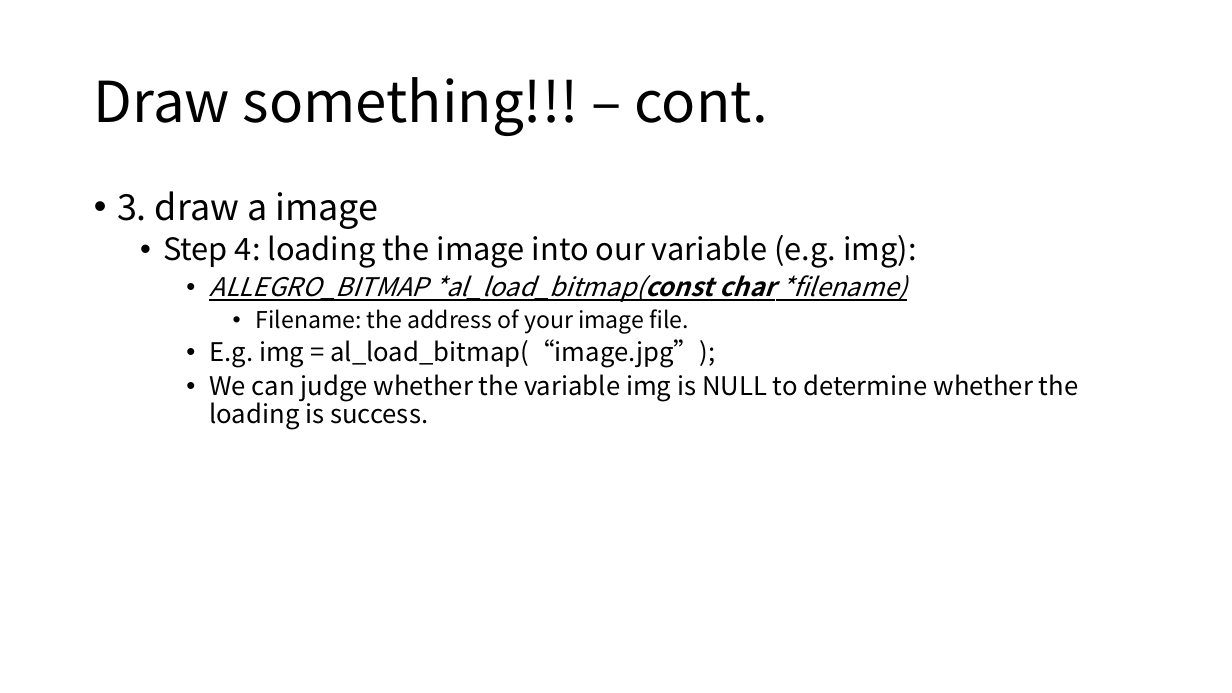
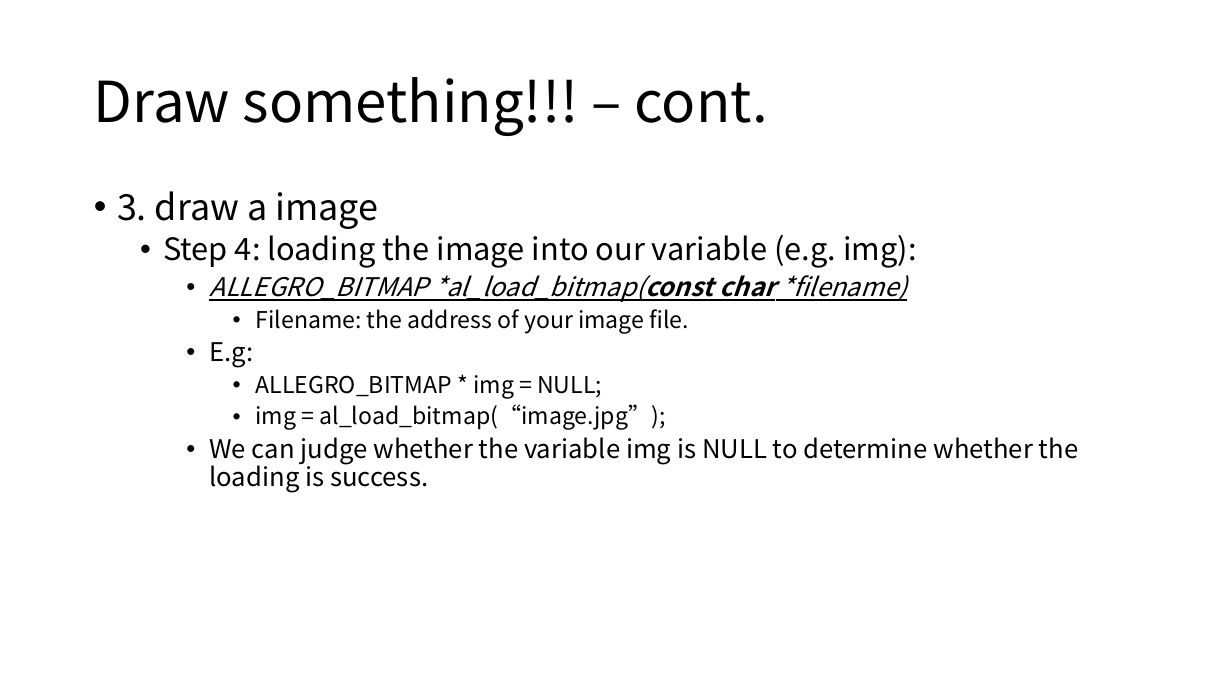
Before and after one commit to arcchang1236/Allegro-5, a slide deck: slide 19 of tutorial/final_proj.pptx. Drawn at 1232x693 pixels with LibreOffice and Linux fonts; fonts in the diff are those of the drawing. Boxes give left, top, right and bottom in pixels: in the first picture for what was removed or moved away, otherwise in the second. Text is boxed around its words. In the diff, an @@ line names an element or a change of style, - is before the commit and + after.

```diff
--- a/tutorial/final_proj.pptx
+++ b/tutorial/final_proj.pptx
@@ text at box(209, 342, 666, 430): text changed; size 20 to 18 pt @@
-    • E.g. img = al_load_bitmap(“image.jpg”);
+    • E.g:
+      • ALLEGRO_BITMAP * img = NULL;
+      • img = al_load_bitmap(“image.jpg”);
```
Also in this commit, not shown: 10 other slides changed, 3 slides added, 6 other files.
